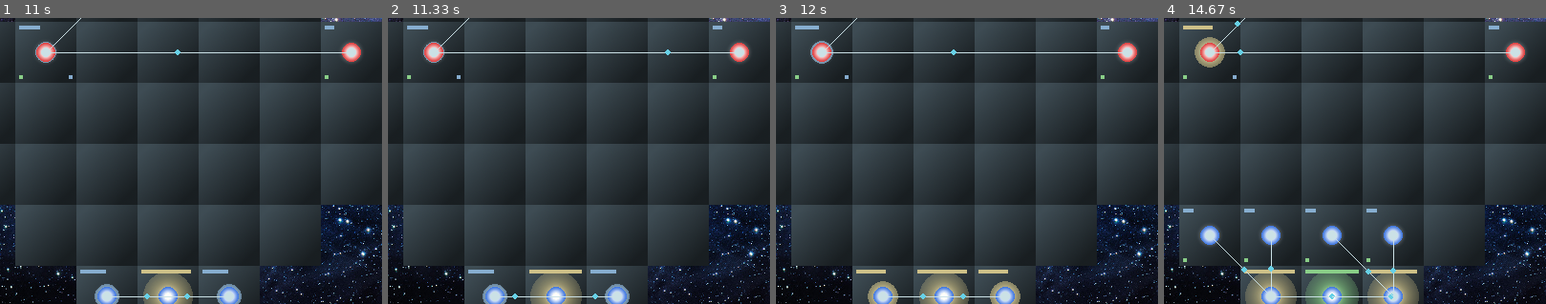
Above: before the commit, frames 1-4 (left to right).
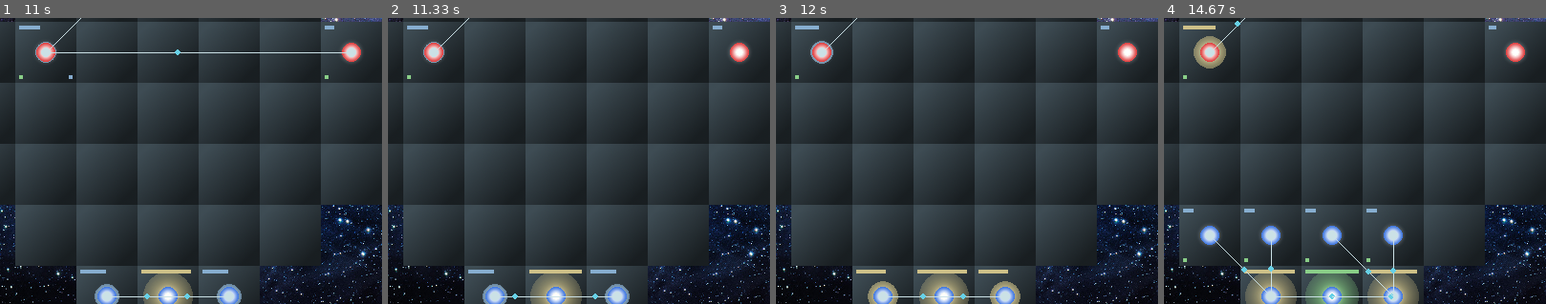
Above: after the commit, the same moments.

Repository: five-elephants/a_game
Game: pygame game, started from a_game.py
Same seed, same stepped clock (60 frames per second), same inputs: the game is played once before the commit and once after it. The source is Python 2; it was converted automatically to run under Python 3.
Inputs (mouse positions are % of the whole screen's width and height, from its top left):
- Up to frame 1 (11 s): right-click (28, 34) at 0.38 s; click (45, 76) at 0.72 s; press the mouse at (45, 76) at 4.03 s; move the mouse to (49, 45) at 4.13 s; release the mouse at (53, 15) at 4.27 s; click (52, 22) at 4.38 s; click (47, 17) at 5.52 s; click (35, 42) at 5.85 s; click (32, 37) at 8.18 s; click (73, 43) at 8.52 s
- Up to frame 2 (11.33 s): right-click (37, 35) at 11.25 s
- Up to frame 3 (12 s): no input
- Up to frame 4 (14.67 s): no input
The pictures show only the part of the screen within x 28-78%, y 33-83%; the shares and areas given below are measured in that part.

Frame 1 is identical in both runs. In frame 2, 0.4% of the frame differs, in the area x 13-94%, y 10-22%; in frame 3, 0.4%; in frame 4, 0.5%, in the area x 7-94%, y 2-22%.

Commit message:
right-click to remove all outbound connections

Diff:
--- a/a_game.py
+++ b/a_game.py
@@ -88,6 +88,12 @@
         self.click_state = self.CLICK_IDLE
         self.user_grid.unselect_point()
 
+  def right_click(self, pos, player=0):
+    ij = self.map.get_index_by_coords(pos)
+    print "right click at %s, tile: %s" % (str(pos), str(ij))
+    if self.map.is_tile_enabled(ij) and self.map.is_tile_owned(ij, player):
+      self.user_grid.remove_outbound(ij)
+
   def game_over(self):
     self.map.draw(self.screen)
     for grid in self.grids:
@@ -126,6 +132,8 @@
           return
         elif event.type == MOUSEBUTTONUP and event.button == 1:
           self.left_click(event.pos)
+        elif event.type == MOUSEBUTTONUP and event.button == 3:
+          self.right_click(event.pos)
         elif self.debug_mode and event.type == MOUSEBUTTONUP and event.button == 3:
           self.left_click(event.pos, player=1)
 
--- a/grid.py
+++ b/grid.py
@@ -299,6 +299,14 @@
     fil = lambda c: c.point_out == pt
     return ifilter(fil, self.connections)
 
+  def remove_outbound(self, ij):
+    pt = self.points[ij]
+    fil = lambda c: c.point_in == pt
+    outbound = ifilter(fil, self.connections)
+    map(lambda c: c.kill(), outbound)
+    self.connections[:] = list(ifilterfalse(fil, self.connections))
+
+
   def num_points(self):
     return len(self.points)
 
